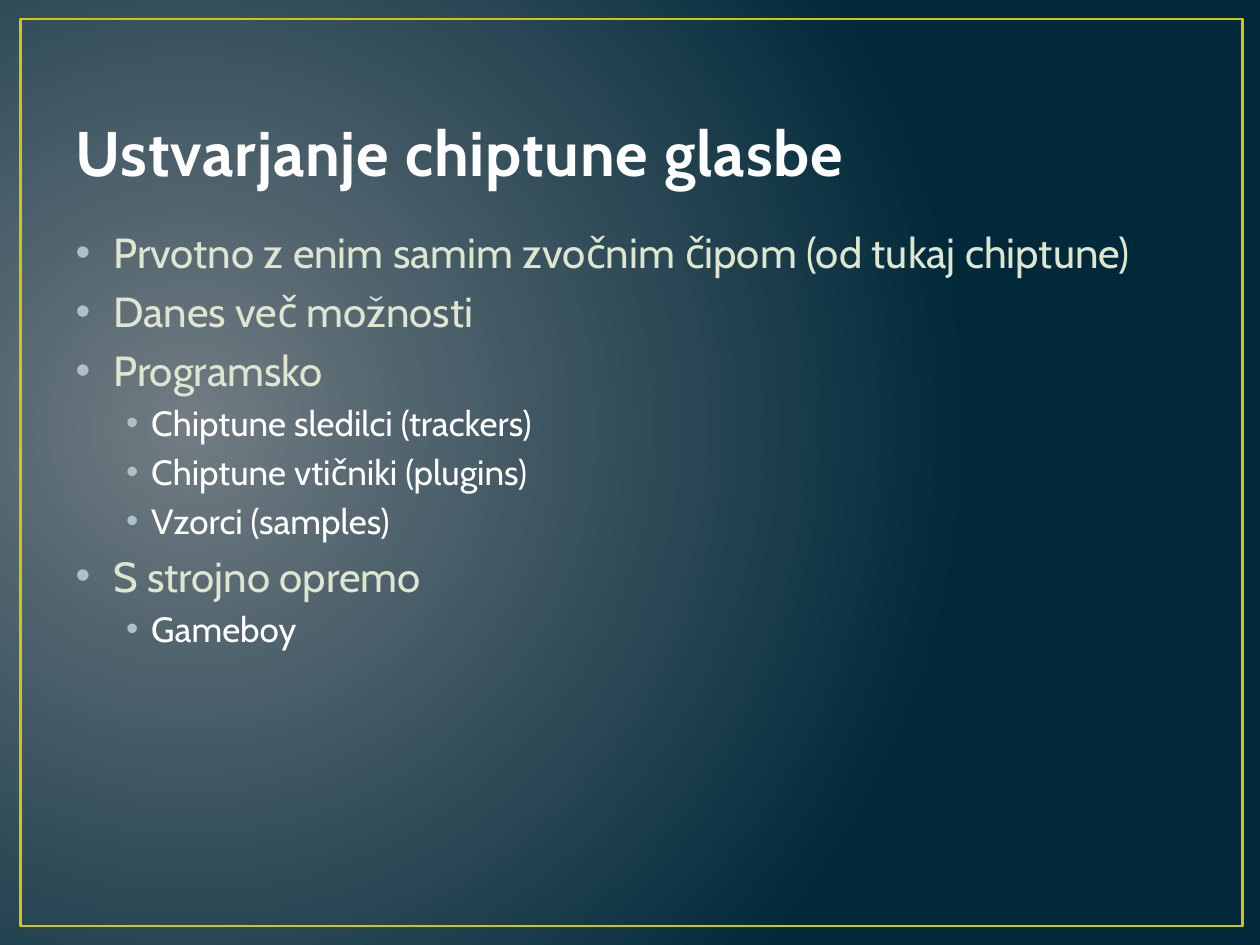
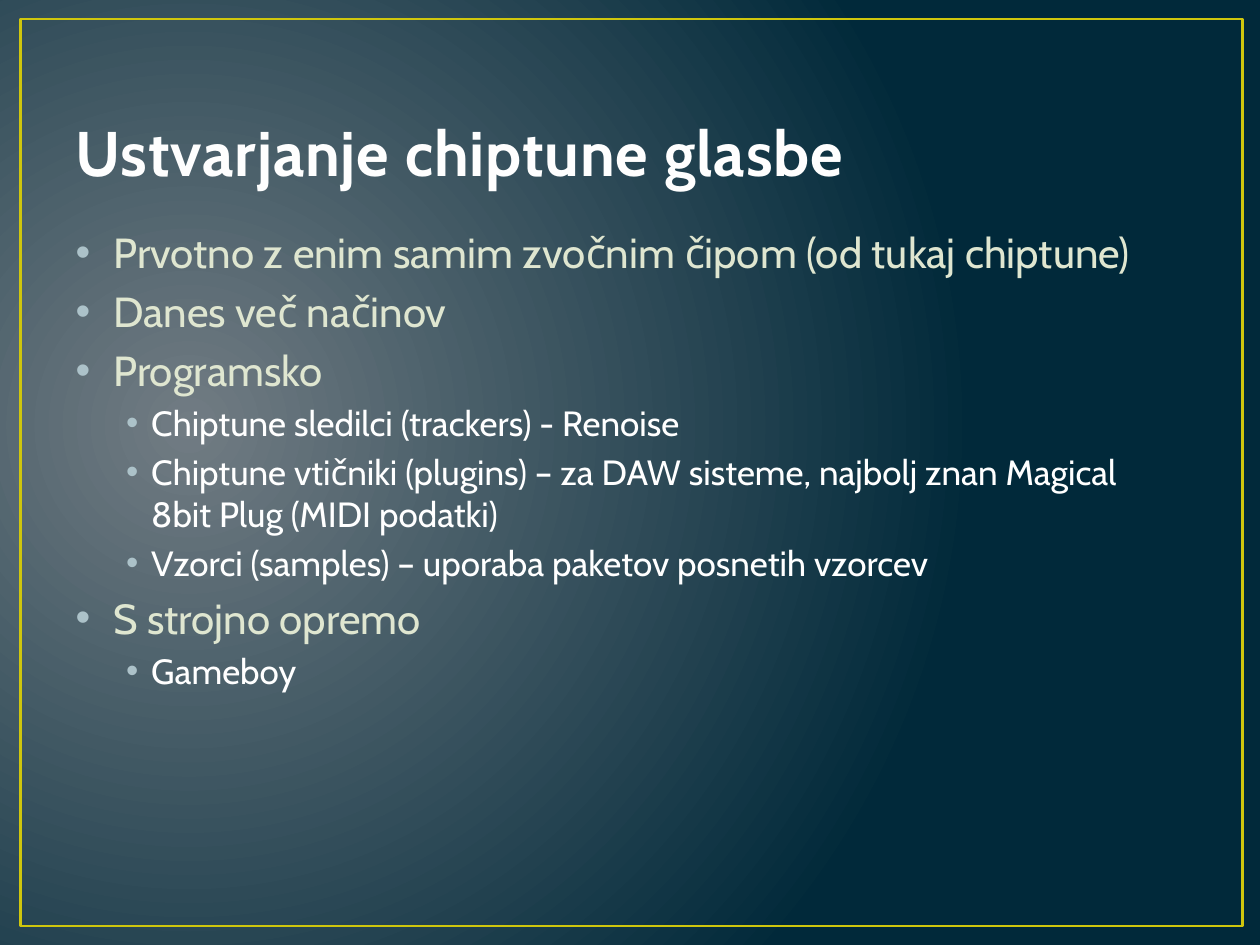
Before and after one commit to primus11/RZP, a slide deck: slide 3 of documentation/chiptune_glasba.pptx. Drawn at 1260x945 pixels with LibreOffice and Linux fonts; fonts in the diff are those of the drawing. Boxes give left, top, right and bottom in pixels: in the first picture for what was removed or moved away, otherwise in the second. Text is boxed around its words. In the diff, an @@ line names an element or a change of style, - is before the commit and + after.

```diff
--- a/documentation/chiptune_glasba.pptx
+++ b/documentation/chiptune_glasba.pptx
@@ text at [113,297,226,328]: text changed @@
-• Danes več možnosti
+• Danes več načinov
@@ text at [151,409,1117,585]: text changed @@
-  • Chiptune sledilci (trackers)
-  • Chiptune vtičniki (plugins)
-  • Vzorci (samples)
+  • Chiptune sledilci (trackers) - Renoise
+  • Chiptune vtičniki (plugins) – za DAW sisteme, najbolj znan Magical 8bit Plug (MIDI podatki)
+  • Vzorci (samples) – uporaba paketov posnetih vzorcev
```
Also in this commit, not shown: 2 other slides changed.
